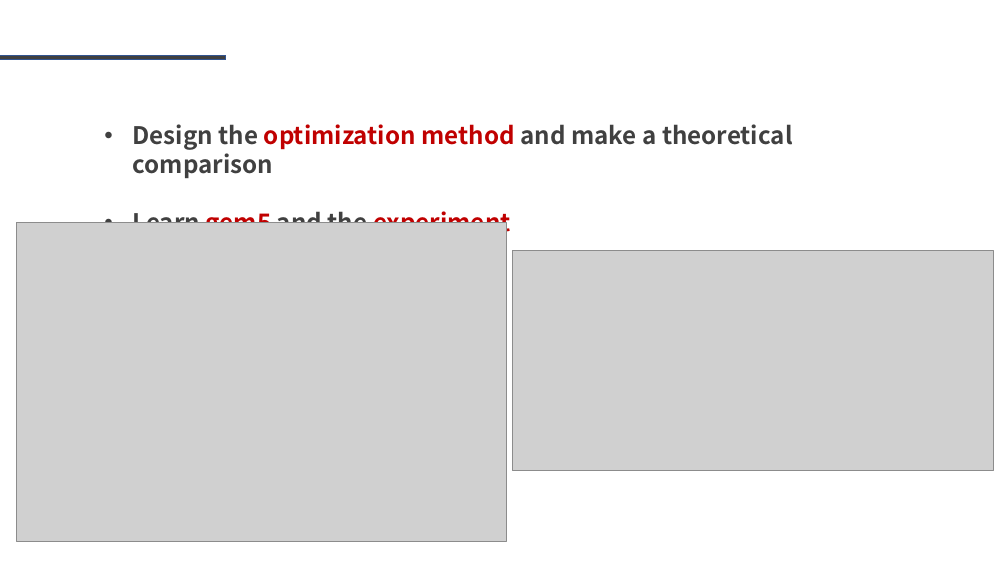
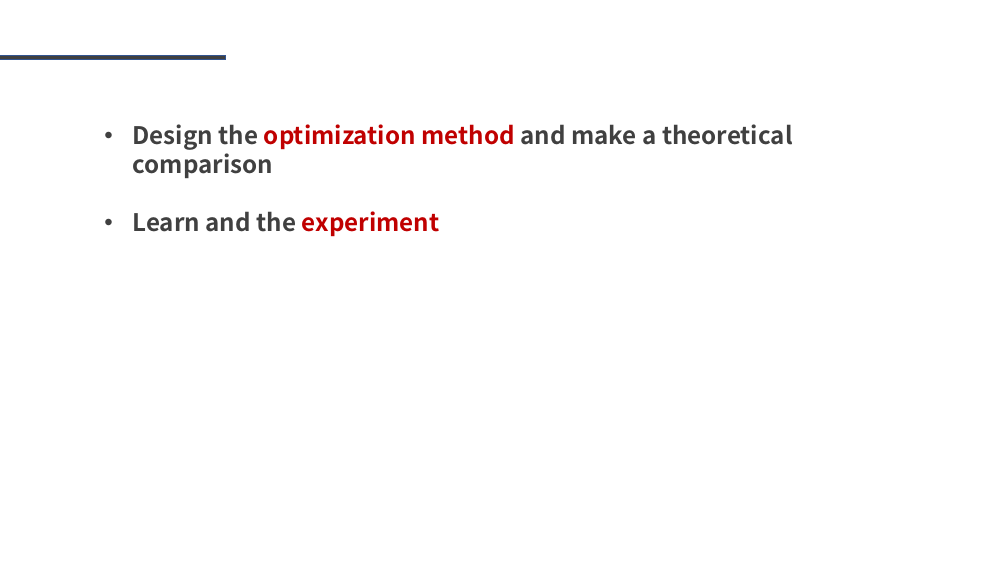
Before and after one commit to LukeLIN-web/distrubuted-ML-system, a slide deck: slide 8 of final report.pptx. Drawn at 1008x567 pixels with LibreOffice and Linux fonts; fonts in the diff are those of the drawing; grey boxes stand for pictures. Boxes give left, top, right and bottom in pixels: in the first picture for what was removed or moved away, otherwise in the second. Text is boxed around its words. In the diff, an @@ line names an element or a change of style, - is before the commit and + after.

```diff
--- a/final report.pptx
+++ b/final report.pptx
@@ picture removed at box(17, 222, 507, 541) @@
@@ text at box(133, 211, 440, 237): text changed; text colour #C00000 to #404040 @@
-• Learn gem5 and the experiment
+• Learn and the experiment
@@ picture removed at box(513, 250, 994, 471) @@
```
Also in this commit, not shown: 1 other slide changed, 2 slides added, 3 slides removed, 4 other files.
